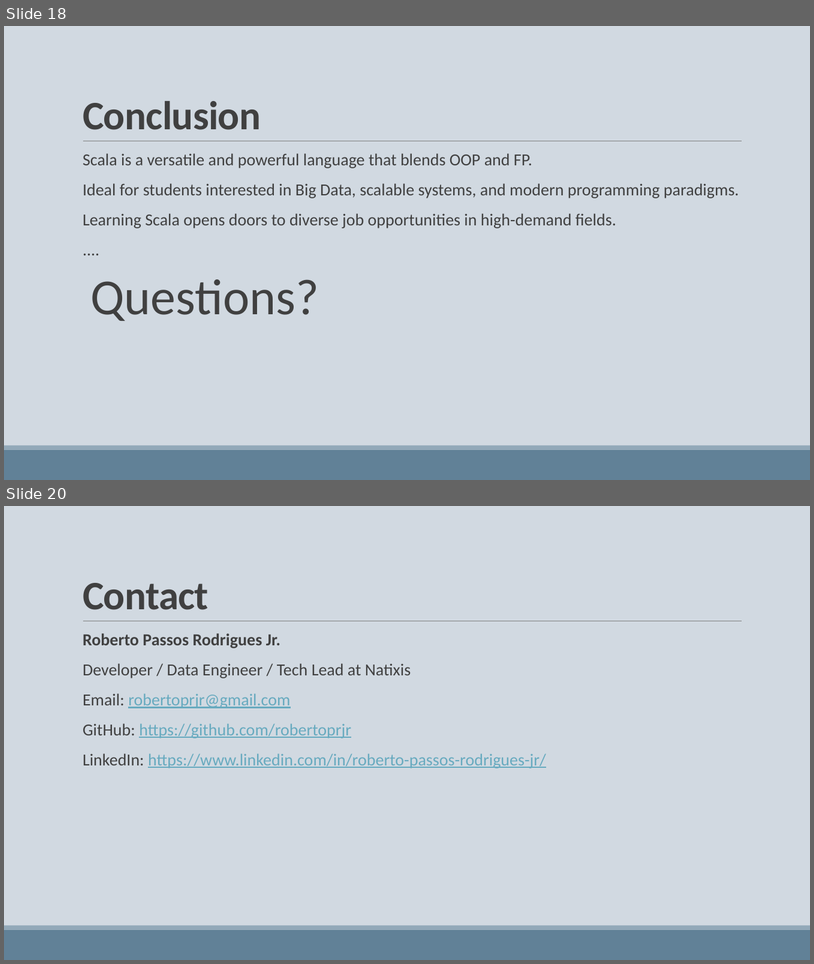
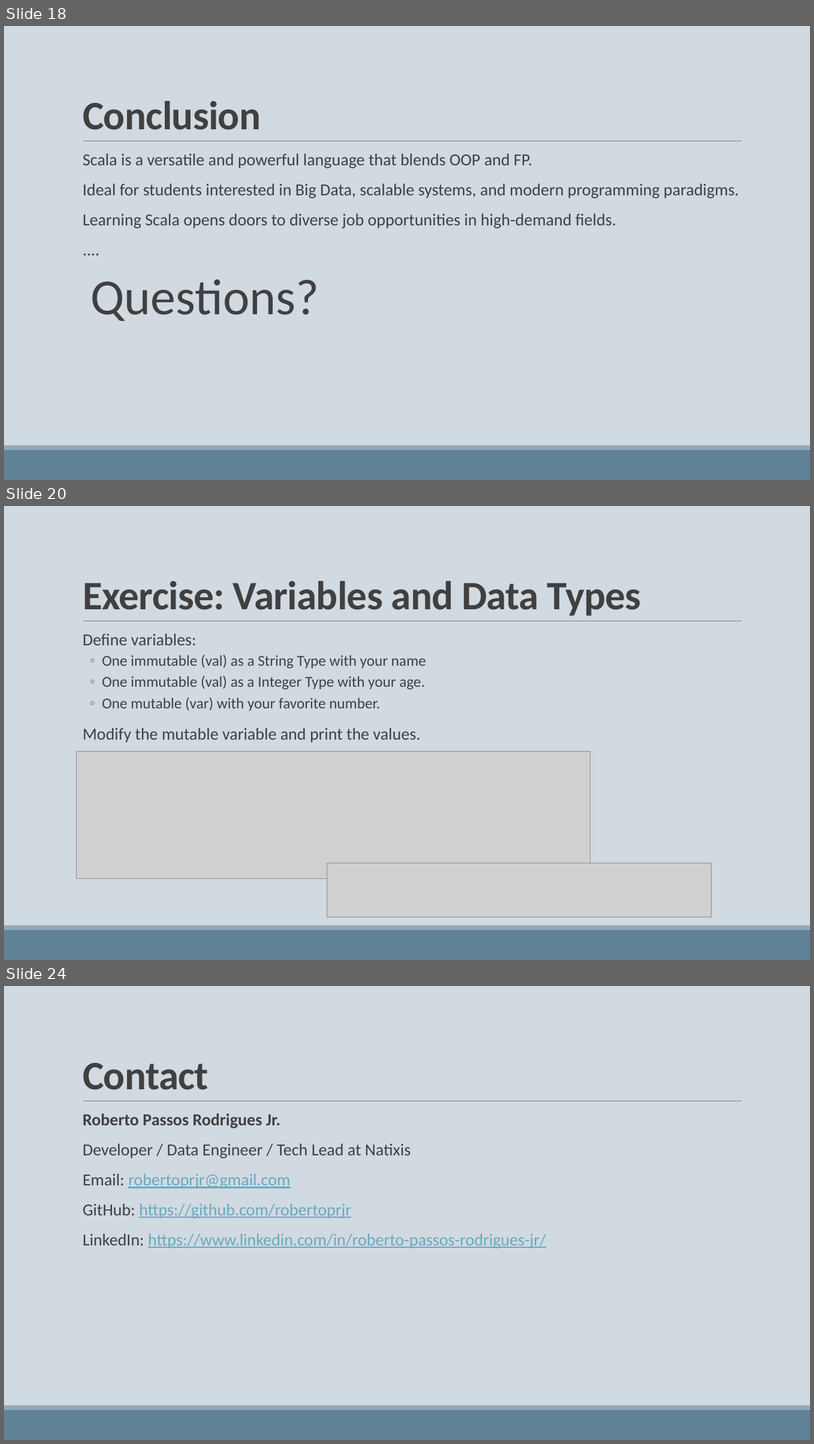
Before and after one commit to robertoprjr/presentations, a slide deck: scala_2x.pptx. Shown one above the other, each under a label of ours: slides 18 and 20 before the commit, slides 18, 20 and 24 after it; the slides between them are not shown. The pictures are 814x964 and 814x1444 pixels, drawn with LibreOffice and Linux fonts; fonts in the diff are those of the drawing; grey boxes stand for pictures. Boxes give left, top, right and bottom in pixels: in the first picture for what was removed or moved away, otherwise in the second. Text is boxed around its words. In the diff, an @@ line names an element or a change of style, - is before the commit and + after.

```diff
--- a/scala_2x.pptx
+++ b/scala_2x.pptx
@@ slide 20 added at <box>4,506,810,960</box>, background #D1D9E1; not listed: 3 template elements that a slide beside it also shows @@
@@ title added at <box>83,581,642,616</box>, 48 pt, text #404040, bold @@
+Exercise: Variables and Data Types
@@ text added at <box>83,633,426,742</box>, 18 pt, text #404040 @@
+  Define variables:
+  ◦ One immutable (val) as a String Type with your name
+  ◦ One immutable (val) as a Integer Type with your age.
+  ◦ One mutable (var) with your favorite number.
+  Modify the mutable variable and print the values.
@@ picture added at <box>77,751,590,878</box> @@
@@ picture added at <box>327,862,713,916</box> @@
@@ what was slide 20 is now slide 24 @@
```
Also in this commit, not shown: 1 slide changed, 3 other slides added, 1 other file.
